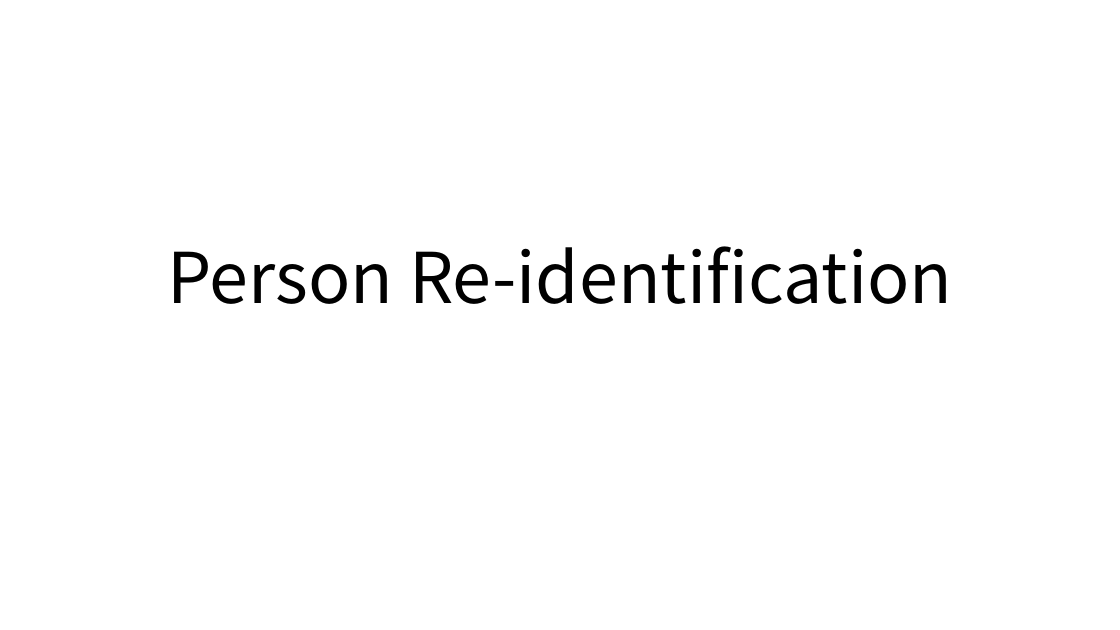
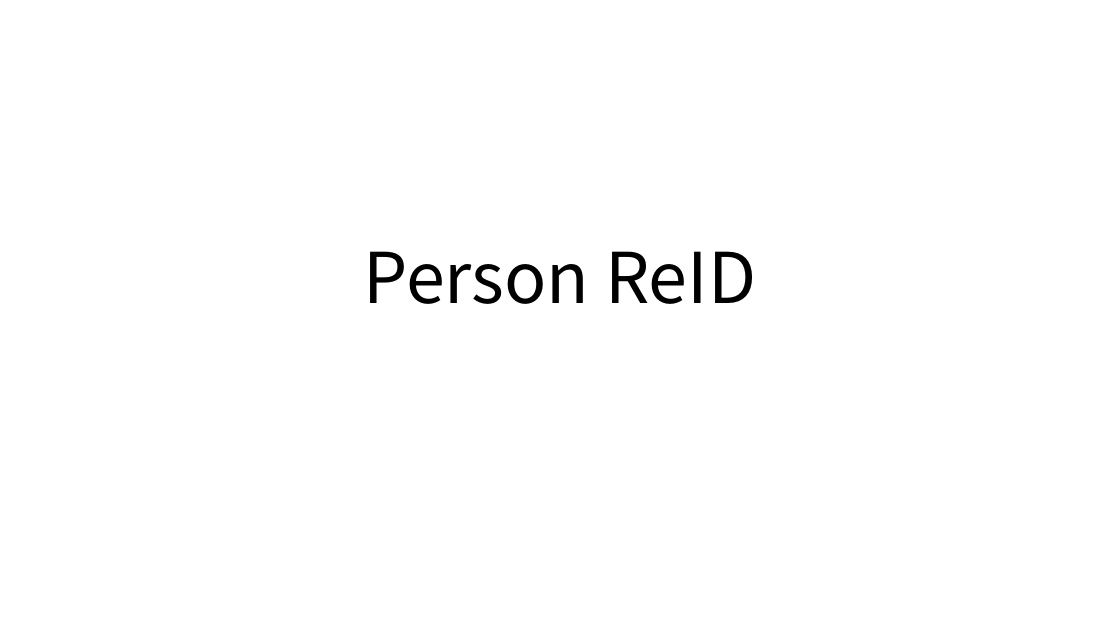
Before and after one commit to jeongroseok/person-reid-study, a slide deck: slide 1 of slides/Person ReID.pptx. Drawn at 1120x630 pixels with LibreOffice and Linux fonts; fonts in the diff are those of the drawing. Boxes give left, top, right and bottom in pixels: in the first picture for what was removed or moved away, otherwise in the second. Text is boxed around its words. In the diff, an @@ line names an element or a change of style, - is before the commit and + after.

```diff
--- a/slides/Person ReID.pptx
+++ b/slides/Person ReID.pptx
@@ title at bbox=[364, 251, 756, 304]: text changed @@
-Person Re-identification
+Person ReID
```
Also in this commit, not shown: 3 other slides changed, 10 slides added, 10 slides removed, 4 other files.
